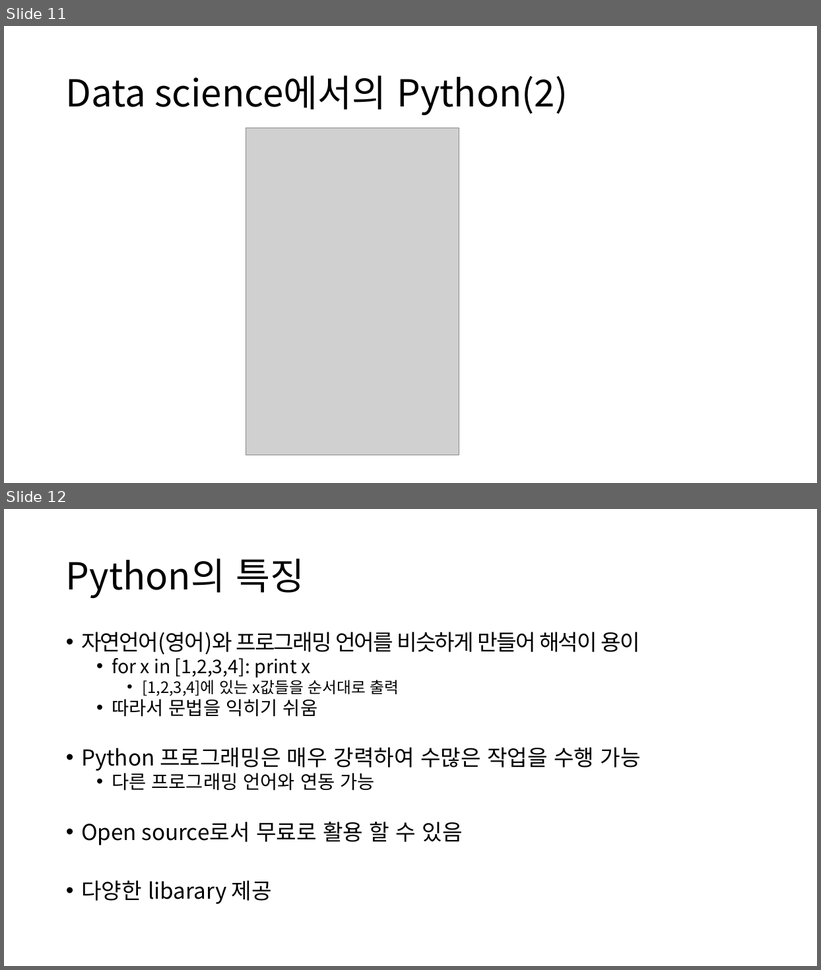
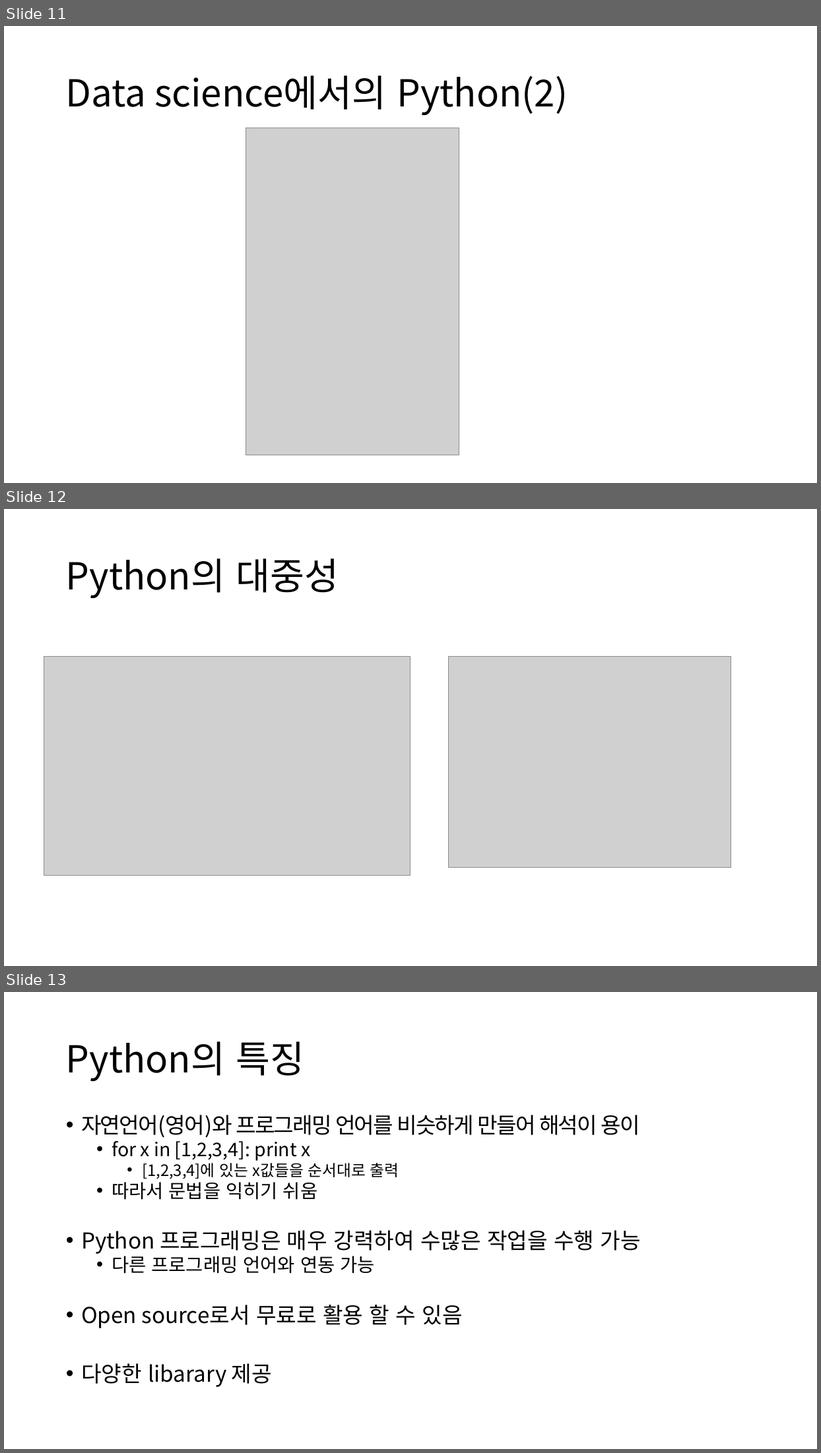
Before and after one commit to ksublee/SPuP, a slide deck: ppt/Python_1_소개.pptx. Shown one above the other, each under a label of ours: slides 11 and 12 before the commit, slides 11, 12 and 13 after it. The pictures are 821x970 and 821x1453 pixels, drawn with LibreOffice and Linux fonts; fonts in the diff are those of the drawing; grey boxes stand for pictures. Boxes give left, top, right and bottom in pixels: in the first picture for what was removed or moved away, otherwise in the second. Text is boxed around its words. In the diff, an @@ line names an element or a change of style, - is before the commit and + after.

```diff
--- a/ppt/Python_1_소개.pptx
+++ b/ppt/Python_1_소개.pptx
@@ slide 12 added at (4,509,817,966), background #FFFFFF @@
@@ title added at (66,559,339,599), 44 pt, text #000000 @@
+Python의 대중성
@@ picture added at (44,657,411,875) @@
@@ picture added at (449,657,732,867) @@
@@ what was slide 12 is now slide 13 @@
```
Also in this commit, not shown: 5 slides changed, 4 other slides added.
